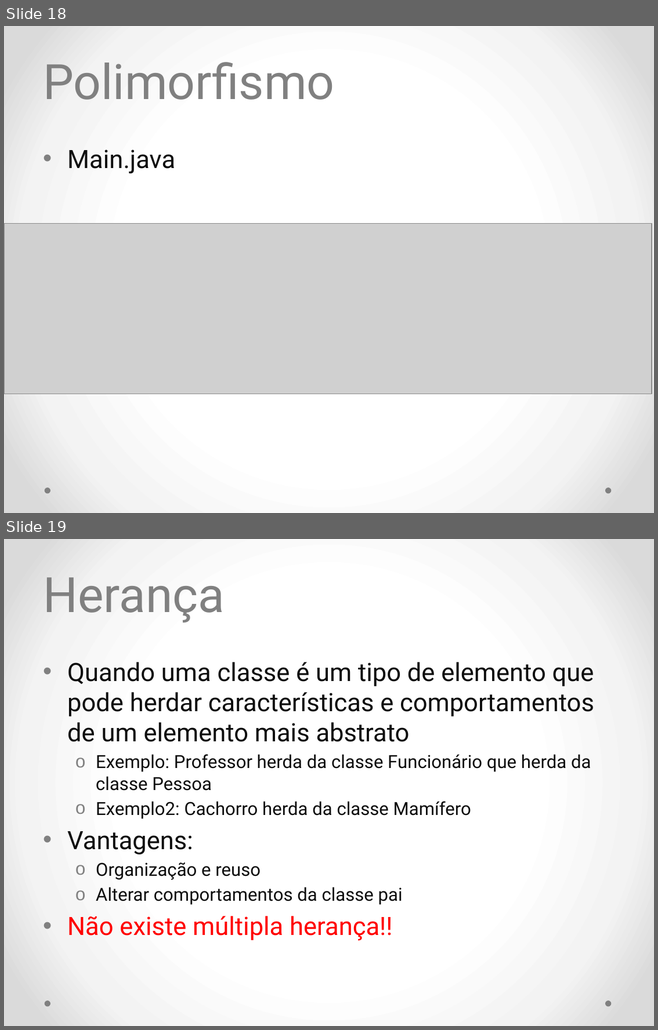
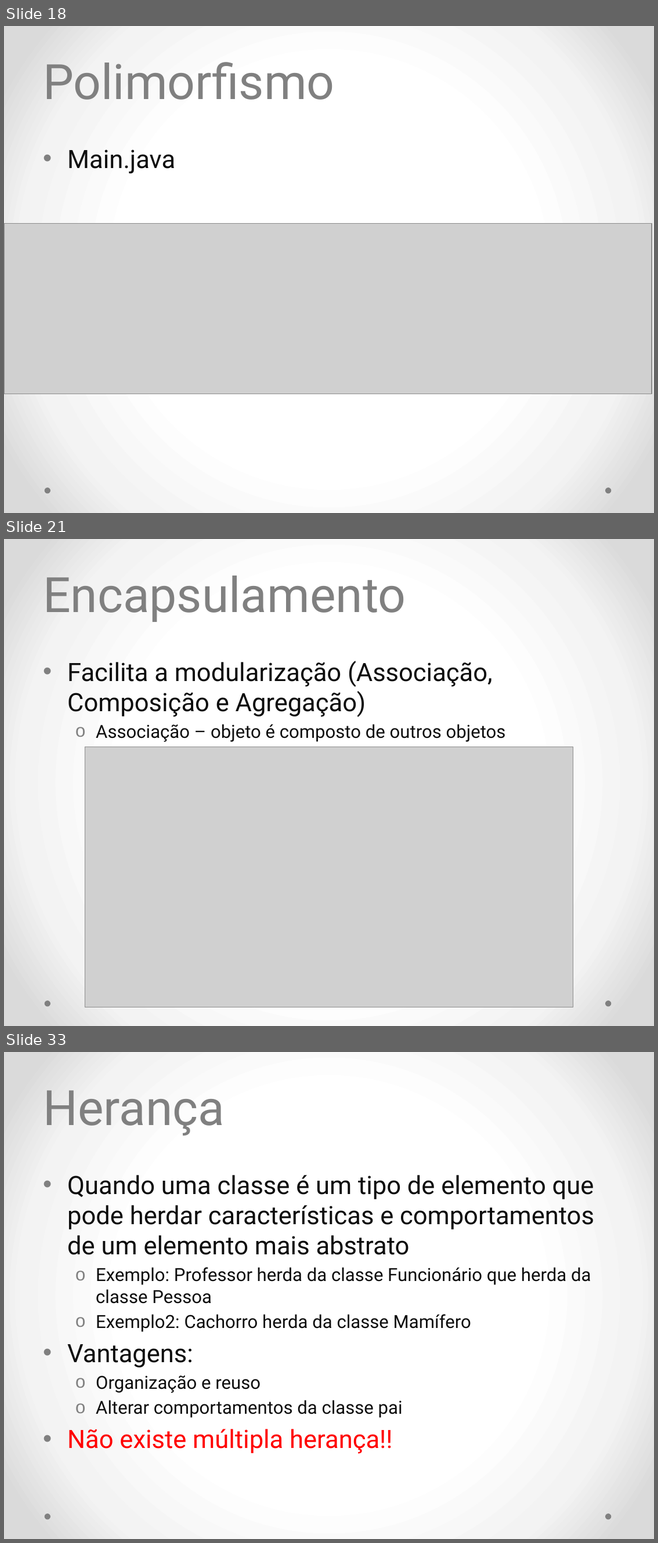
Before and after one commit to diogosm/cetam-lpoo-1, a slide deck: slides/aula 2.pptx. Shown one above the other, each under a label of ours: slides 18 and 19 before the commit, slides 18, 21 and 33 after it; the slides between them are not shown. The pictures are 658x1030 and 658x1543 pixels, drawn with LibreOffice and Linux fonts; fonts in the diff are those of the drawing; grey boxes stand for pictures. Boxes give left, top, right and bottom in pixels: in the first picture for what was removed or moved away, otherwise in the second. Text is boxed around its words. In the diff, an @@ line names an element or a change of style, - is before the commit and + after.

```diff
--- a/slides/aula 2.pptx
+++ b/slides/aula 2.pptx
@@ slide 21 added at bbox=[4, 539, 654, 1026], background gradient #FFFFFF to #F4F4F4 to #DADADA; not listed: 2 template elements that a slide beside it also shows @@
@@ title added at bbox=[43, 576, 405, 622], 54 pt, text #808080 @@
+Encapsulamento
@@ text added at bbox=[67, 661, 506, 742], 28 pt, text #0D0D0D @@
+• Facilita a modularização (Associação, Composição e Agregação)
+  o Associação – objeto é composto de outros objetos
@@ picture added at bbox=[85, 747, 573, 1008] @@
@@ what was slide 19 is now slide 33 @@
```
Also in this commit, not shown: 4 slides changed, 17 other slides added, 1 other file.
